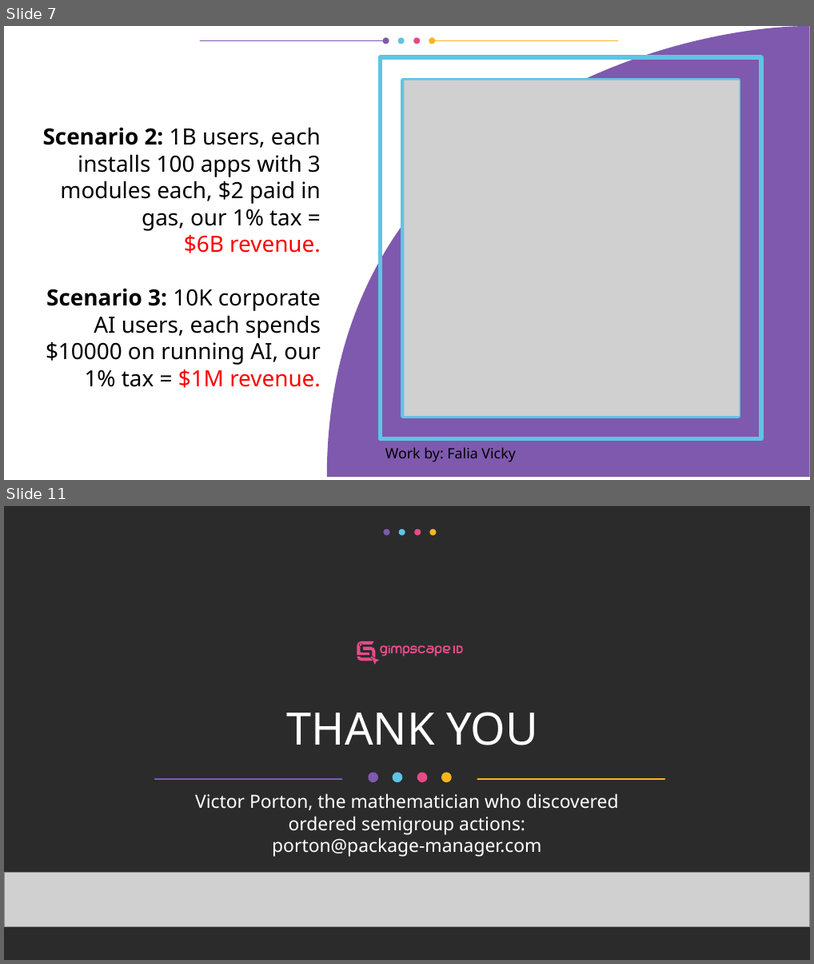
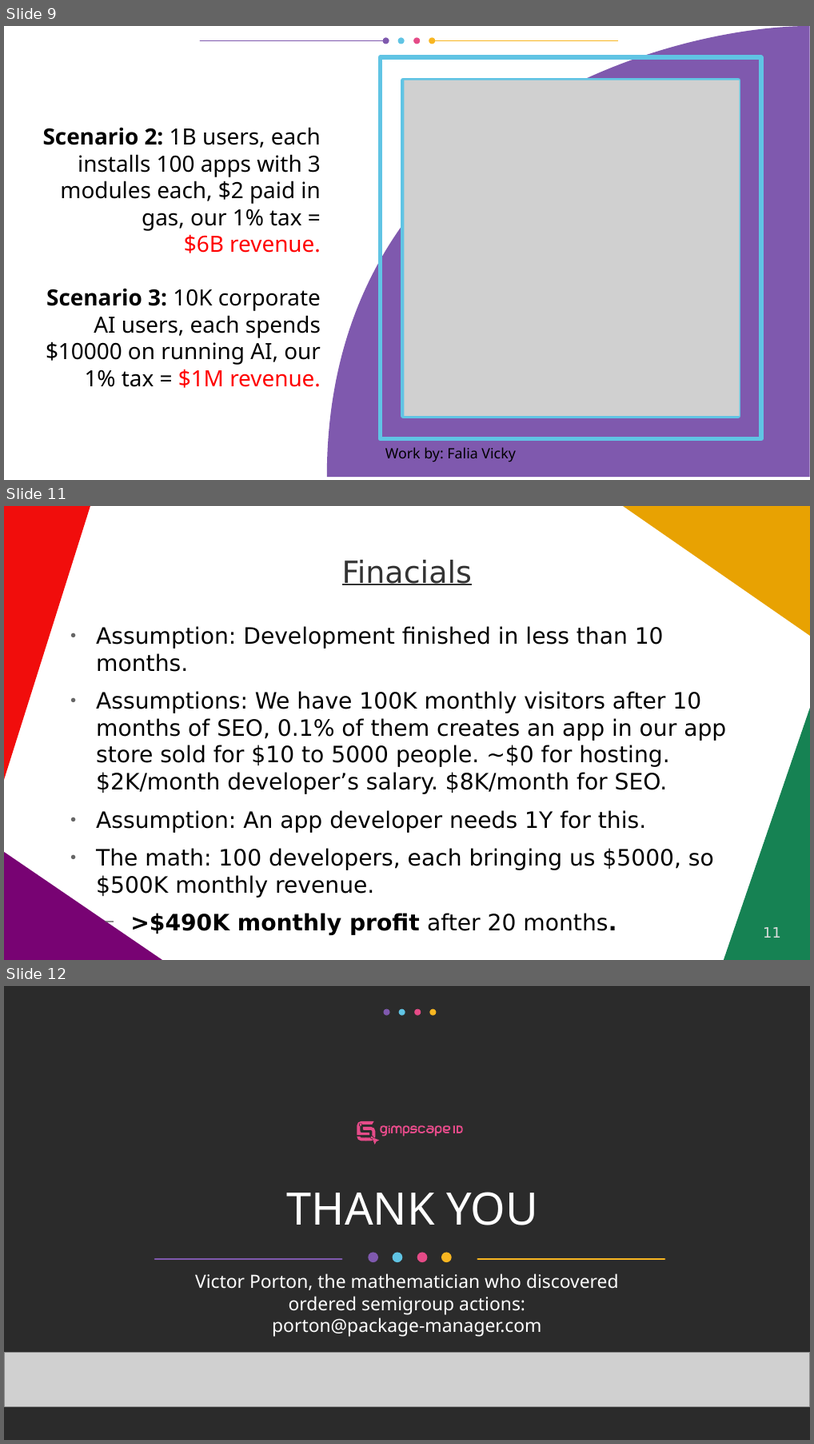
Before and after one commit to vporton/icp-package-manager, a slide deck: docs/short-pitchdeck.odp. Shown one above the other, each under a label of ours: slides 7 and 11 before the commit, slides 9, 11 and 12 after it; the slides between them are not shown. The pictures are 814x964 and 814x1444 pixels, drawn with LibreOffice and Linux fonts; fonts in the diff are those of the drawing; grey boxes stand for pictures; background and template pictures are left out; a plain dark background stands for a picture behind light text. Boxes give left, top, right and bottom in pixels: in the first picture for what was removed or moved away, otherwise in the second. Text is boxed around its words. In the diff, an @@ line names an element or a change of style, - is before the commit and + after.

```diff
--- a/docs/short-pitchdeck.odp
+++ b/docs/short-pitchdeck.odp
@@ slide 11 added at <box>4,506,810,960</box>, background #FFFFFF @@
@@ freeform shape added at <box>4,506,90,780</box>, fill #F10D0C @@
@@ freeform shape added at <box>623,506,810,636</box>, fill #E8A202 @@
@@ title added at <box>342,560,472,585</box>, 30 pt, text #333333, underline @@
+Finacials
@@ text added at <box>96,626,726,897</box>, 22.2 pt, text #000000 @@
+● Assumption: Development finished in less than 10 months.
+● Assumptions: We have 100K monthly visitors after 10 months of SEO, 0.1% of them creates an app in our app store sold for $10 to 5000 people. ~$0 for hosting. $2K/month developer’s salary. $8K/month for SEO.
+● Assumption: An app developer needs 1Y for this.
+● The math: 100 developers, each bringing us $5000, so $500K monthly revenue.
+  − >$490K monthly profit after 20 months.
@@ freeform shape added at <box>724,708,810,960</box>, fill #168253 @@
@@ freeform shape added at <box>4,852,162,960</box>, fill #780373 @@
@@ page number added at <box>763,927,782,937</box>, 14 pt, text #DDDDDD @@
+11
@@ what was slide 7 is now slide 9 @@
@@ what was slide 11 is now slide 12 @@
```
Also in this commit, not shown: 4 slides changed, 4 other slides added, 4 slides removed, 1 other file.
